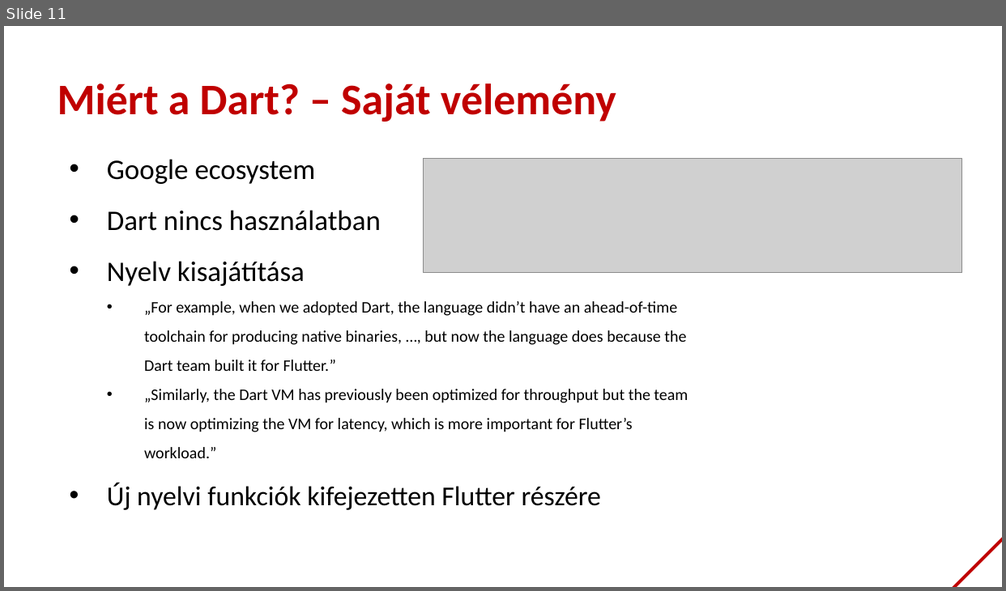
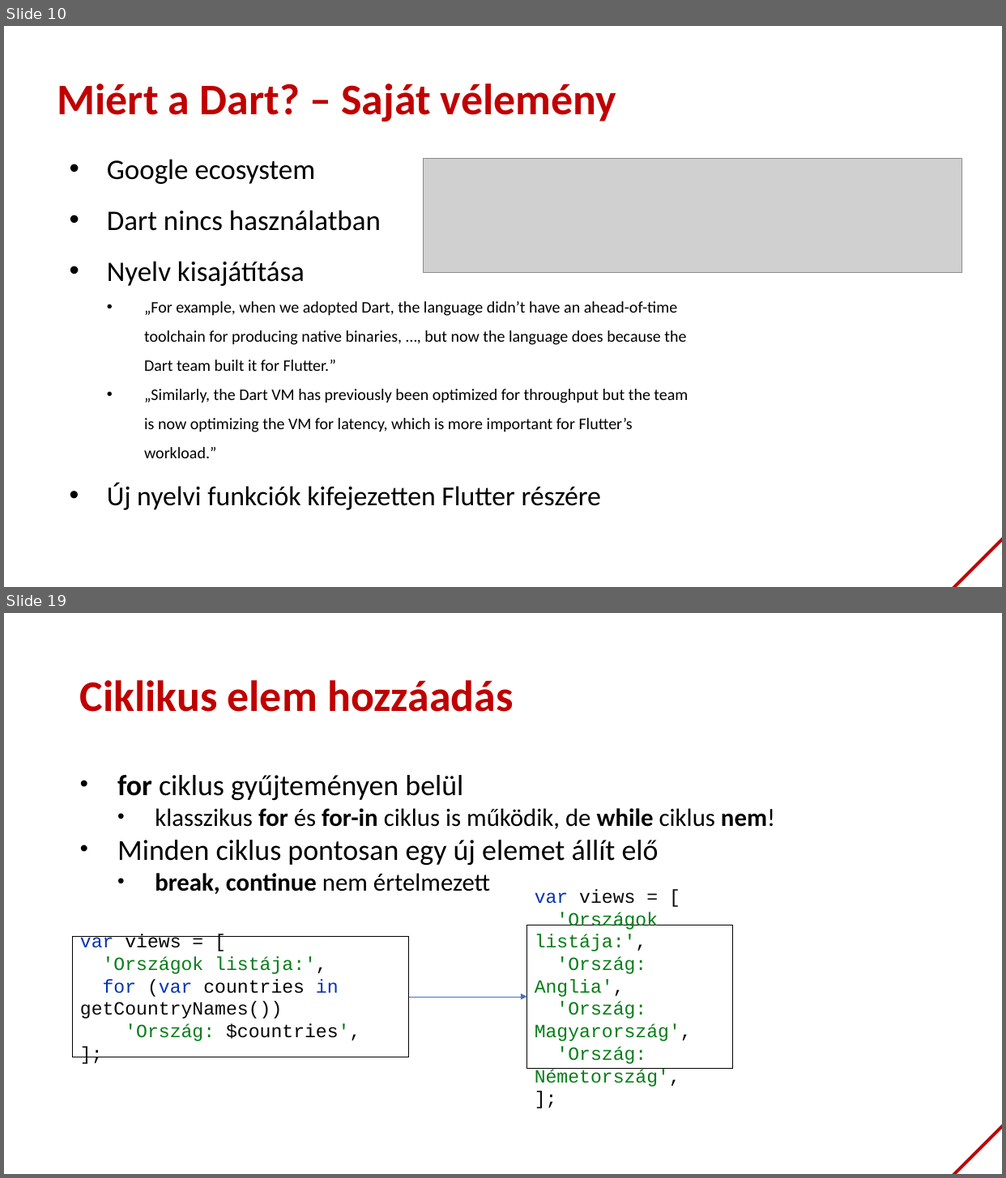
Before and after one commit to bmeaut/VIAUAV45, a slide deck: extras/lecture_01_2021.pptx. Shown one above the other, each under a label of ours: slide 11 before the commit, slides 10 and 19 after it; the slides between them are not shown. The pictures are 1006x591 and 1006x1178 pixels, drawn with LibreOffice and Linux fonts; fonts in the diff are those of the drawing; grey boxes stand for pictures; background and template pictures are left out. Boxes give left, top, right and bottom in pixels: in the first picture for what was removed or moved away, otherwise in the second. Text is boxed around its words. In the diff, an @@ line names an element or a change of style, - is before the commit and + after.

```diff
--- a/extras/lecture_01_2021.pptx
+++ b/extras/lecture_01_2021.pptx
@@ slide 19 added at (4, 613, 1002, 1174), background #FFFFFF; not listed: 1 template element that a slide beside it also shows @@
@@ title added at (80, 680, 513, 712), 42 pt, text #C00000, bold @@
+Ciklikus elem hozzáadás
@@ text added at (117, 775, 775, 894), 24 pt, text #000000 @@
+• for ciklus gyűjteményen belül
+  • klasszikus for és for-in ciklus is működik, de while ciklus nem!
+• Minden ciklus pontosan egy új elemet állít elő
+  • break, continue nem értelmezett
@@ rectangle added at (527, 925, 733, 1069), fill #FFFFFF, outline #000000 0.75 pt, 18 pt, text #067D17 @@
+var views = [
+'Országok listája:',
+'Ország: Anglia',
+'Ország: Magyarország',
+'Ország: Németország',
+];
@@ rectangle added at (73, 936, 409, 1058), fill #FFFFFF, outline #000000 0.75 pt, 18 pt, text #067D17 @@
+var views = [
+'Országok listája:',
+for (var countries in getCountryNames())
+'Ország: $countries',
+];
@@ arrow added from (409, 997) to (527, 997), #4472C4 0.5 pt @@
@@ what was slide 11 is now slide 10 @@
```
Also in this commit, not shown: 1 slide changed, 30 other slides added, 1 slide removed.
